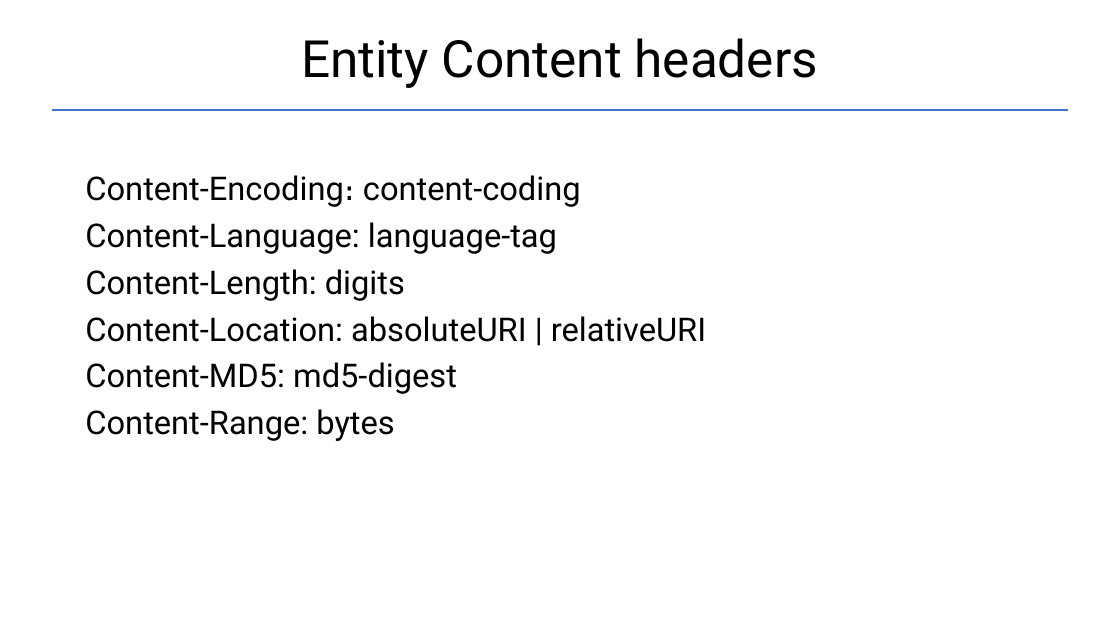
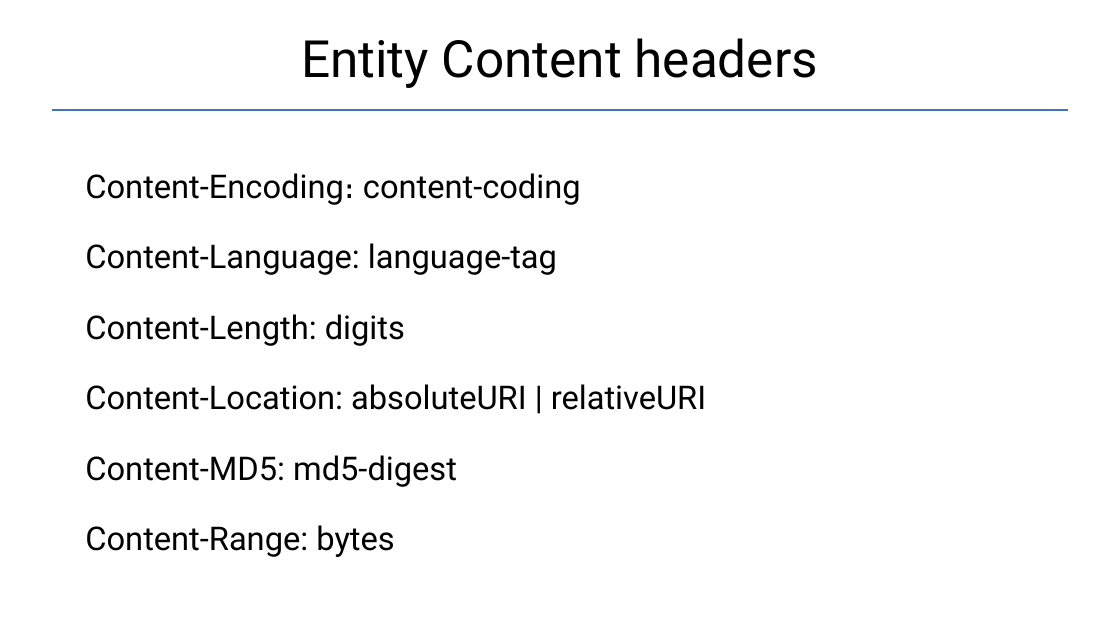
Before and after one commit to Garnik94/Levelup_presentations, a slide deck: slide 27 of Http/Http_presentation.pptx (slide 30 before the commit). Drawn at 1120x630 pixels with LibreOffice and Linux fonts; fonts in the diff are those of the drawing. Boxes give left, top, right and bottom in pixels: in the first picture for what was removed or moved away, otherwise in the second. Text is boxed around its words. In the diff, an @@ line names an element or a change of style, - is before the commit and + after.

```diff
--- a/Http/Http_presentation.pptx
+++ b/Http/Http_presentation.pptx
@@ text "Content-Encoding։ content-coding" at box(85, 173, 706, 557): line spacing 0.9 to 1.5 @@
```
Also in this commit, not shown: 7 other slides changed, 1 slide added, 4 slides removed, 1 other file.
